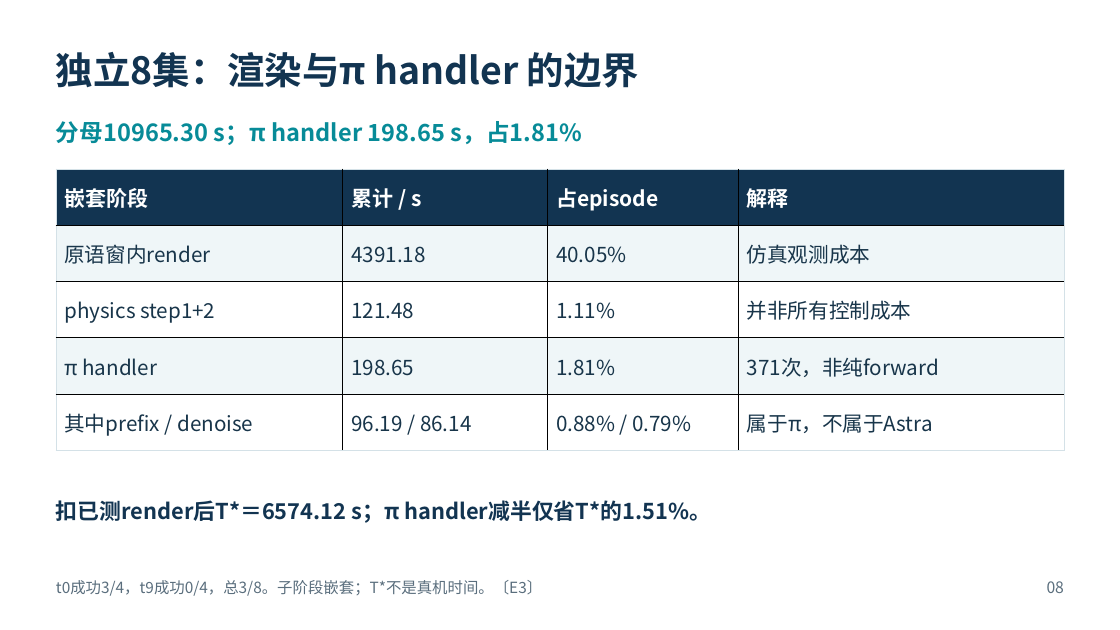
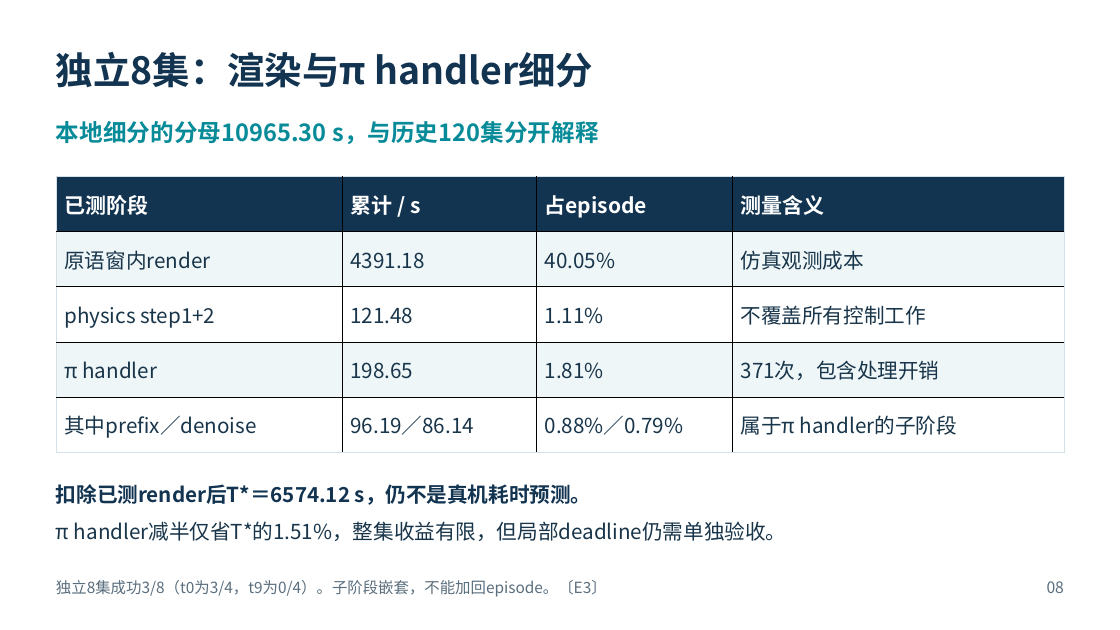
Before and after one commit to Xxc33128/embodied-ai, a slide deck: slide 8 of weeks/2026_1012-1018_RPent多模型性能分析/2026-10-14-综合性能评估/具身智能推理性能评估汇报.pptx. Drawn at 1120x630 pixels with LibreOffice and Linux fonts; fonts in the diff are those of the drawing. Boxes give left, top, right and bottom in pixels: in the first picture for what was removed or moved away, otherwise in the second. Text is boxed around its words. In the diff, an @@ line names an element or a change of style, - is before the commit and + after.

```diff
--- a/weeks/2026_1012-1018_RPent多模型性能分析/2026-10-14-综合性能评估/具身智能推理性能评估汇报.pptx
+++ b/weeks/2026_1012-1018_RPent多模型性能分析/2026-10-14-综合性能评估/具身智能推理性能评估汇报.pptx
@@ text at (56, 52, 594, 88): text changed @@
-独立8集：渲染与π handler 的边界
+独立8集：渲染与π handler细分
@@ text at (56, 121, 599, 144): text changed @@
-分母10965.30 s；π handler 198.65 s，占1.81%
+本地细分的分母10965.30 s，与历史120集分开解释
@@ table at (56, 176, 1065, 452) @@
-row 1, column 1: 嵌套阶段
+row 1, column 1: 已测阶段
-row 1, column 4: 解释
+row 1, column 4: 测量含义
-row 3, column 4: 并非所有控制成本
+row 3, column 4: 不覆盖所有控制工作
-row 4, column 4: 371次，非纯forward
+row 4, column 4: 371次，包含处理开销
-row 5: 其中prefix / denoise | 96.19 / 86.14 | 0.88% / 0.79% | 属于π，不属于Astra
+row 5: 其中prefix／denoise | 96.19／86.14 | 0.88%／0.79% | 属于π handler的子阶段
@@ table: place and size @@
-table at (56, 169, 1065, 450)
+table at (56, 176, 1065, 452)
@@ text at (56, 484, 592, 505): text changed; size 18.8 to 17.6 pt @@
-扣已测render后T*＝6574.12 s；π handler减半仅省T*的1.51%。
+扣除已测render后T*＝6574.12 s，仍不是真机耗时预测。
@@ text added at (56, 521, 786, 541), 17.6 pt, text #18354A @@
+π handler减半仅省T*的1.51%，整集收益有限，但局部deadline仍需单独验收。
@@ text at (56, 580, 607, 597): text changed @@
-t0成功3/4，t9成功0/4，总3/8。子阶段嵌套；T*不是真机时间。〔E3〕
+独立8集成功3/8（t0为3/4，t9为0/4）。子阶段嵌套，不能加回episode。〔E3〕
```
Also in this commit, not shown: 5 other slides changed, 13 slides added, 14 slides removed, 4 other files.
